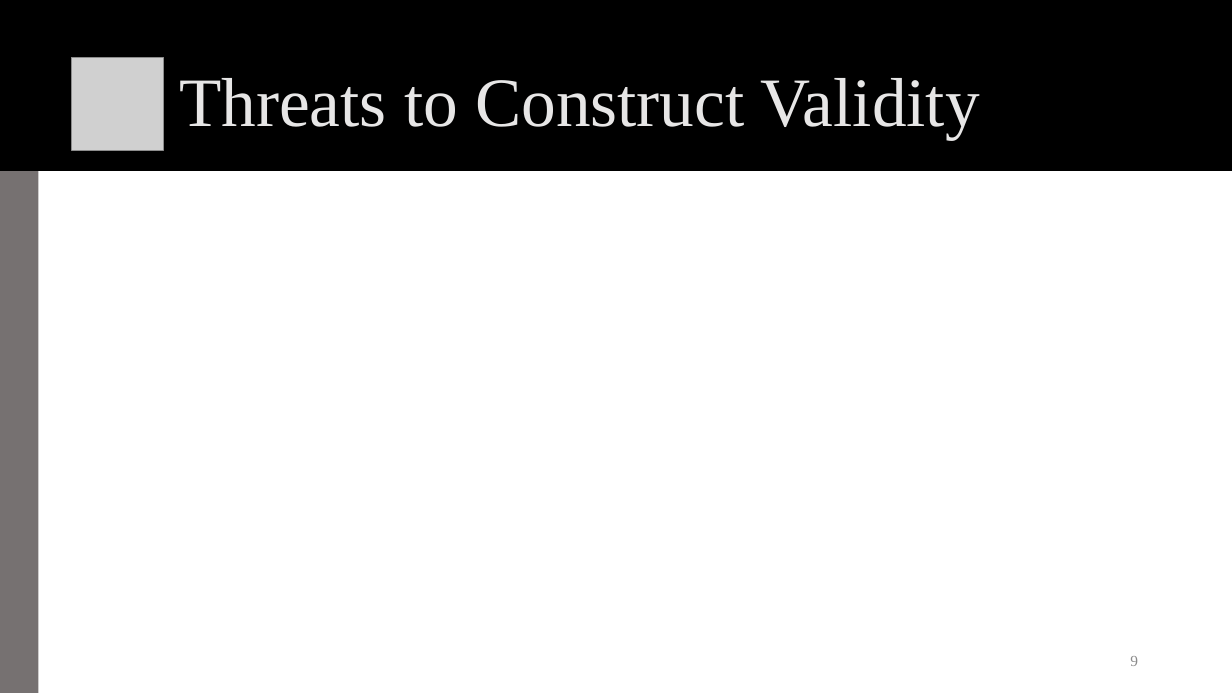
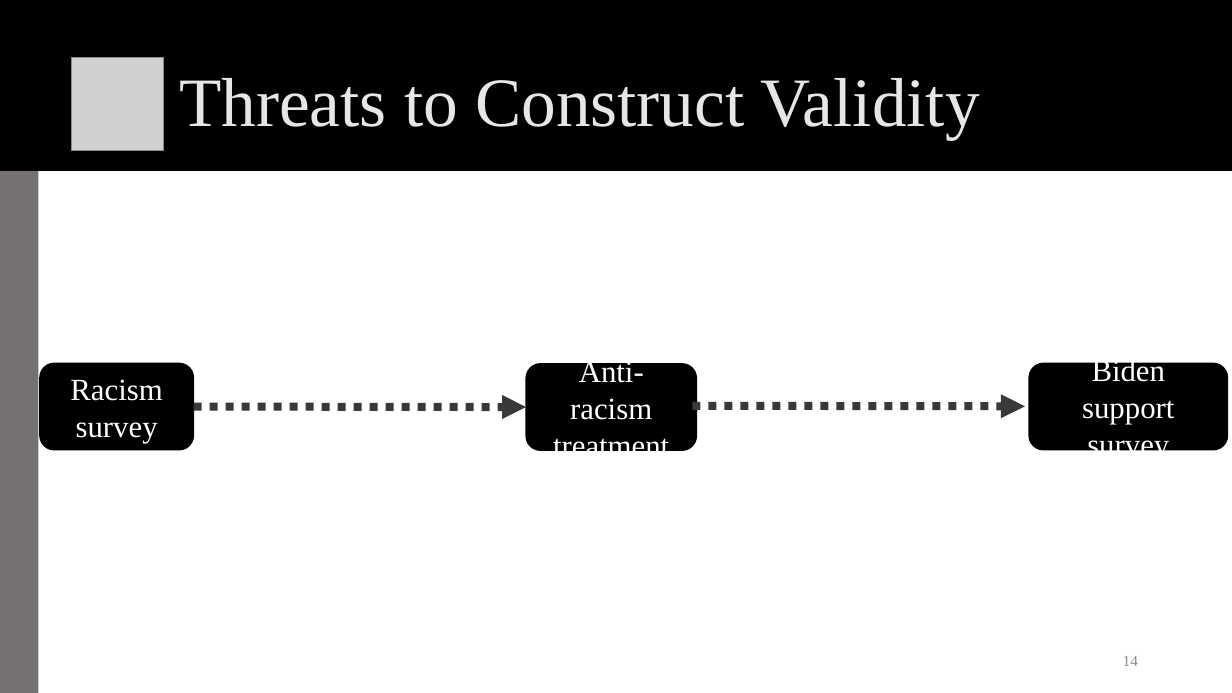
Before and after one commit to rossdahlke/course_writings, a slide deck: slide 14 of stanford_comm_318/week_03/week_03_scc.pptx (slide 9 before the commit). Drawn at 1232x693 pixels with LibreOffice and Linux fonts; fonts in the diff are those of the drawing; grey boxes stand for pictures; background and template pictures are left out. Boxes give left, top, right and bottom in pixels: in the first picture for what was removed or moved away, otherwise in the second. Text is boxed around its words. In the diff, an @@ line names an element or a change of style, - is before the commit and + after.

```diff
--- a/stanford_comm_318/week_03/week_03_scc.pptx
+++ b/stanford_comm_318/week_03/week_03_scc.pptx
@@ rounded rectangle added at <box>40,363,193,450</box>, fill #000000, outline #000000 1 pt, 24 pt, text #FFFFFF @@
+Racism survey
@@ rounded rectangle added at <box>526,364,696,451</box>, fill #000000, outline #000000 1 pt, 24 pt, text #FFFFFF @@
+Anti-racism treatment
@@ rounded rectangle added at <box>1030,363,1228,450</box>, fill #000000, outline #000000 1 pt, 24 pt, text #FFFFFF @@
+Biden support survey
@@ arrow added from (193, 407) to (526, 408), #3B3838 6.25 pt dashed @@
@@ arrow added from (692, 406) to (1025, 407), #3B3838 6.25 pt dashed @@
@@ page number at <box>1123,656,1138,666</box>: text changed @@
-9
+14
```
Also in this commit, not shown: 7 other slides changed, 34 slides added, 8 slides removed, 1 other file.
